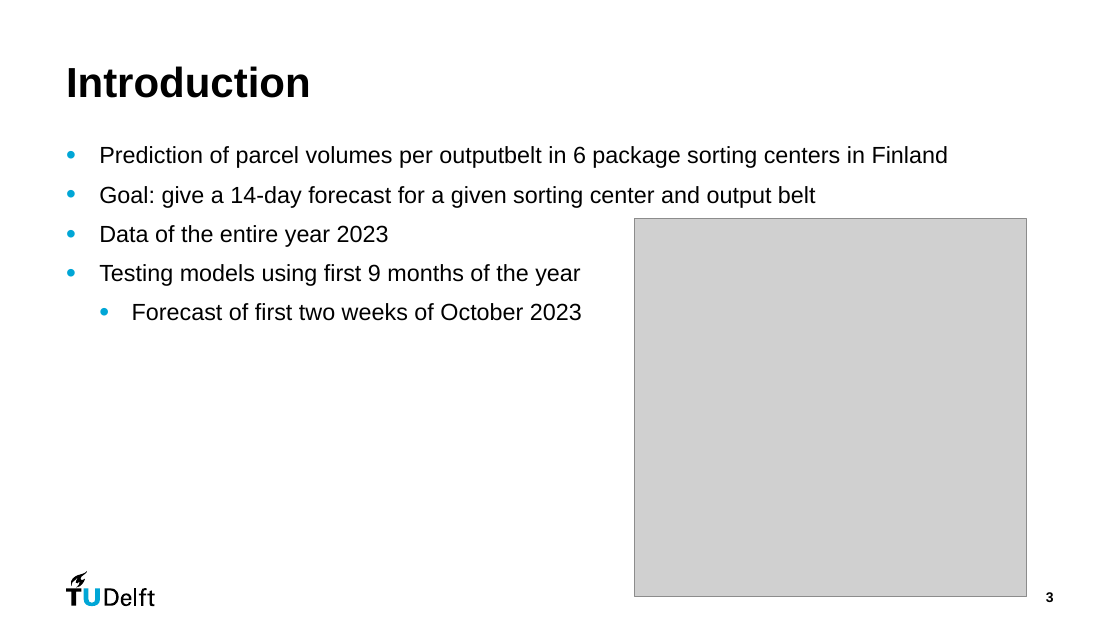
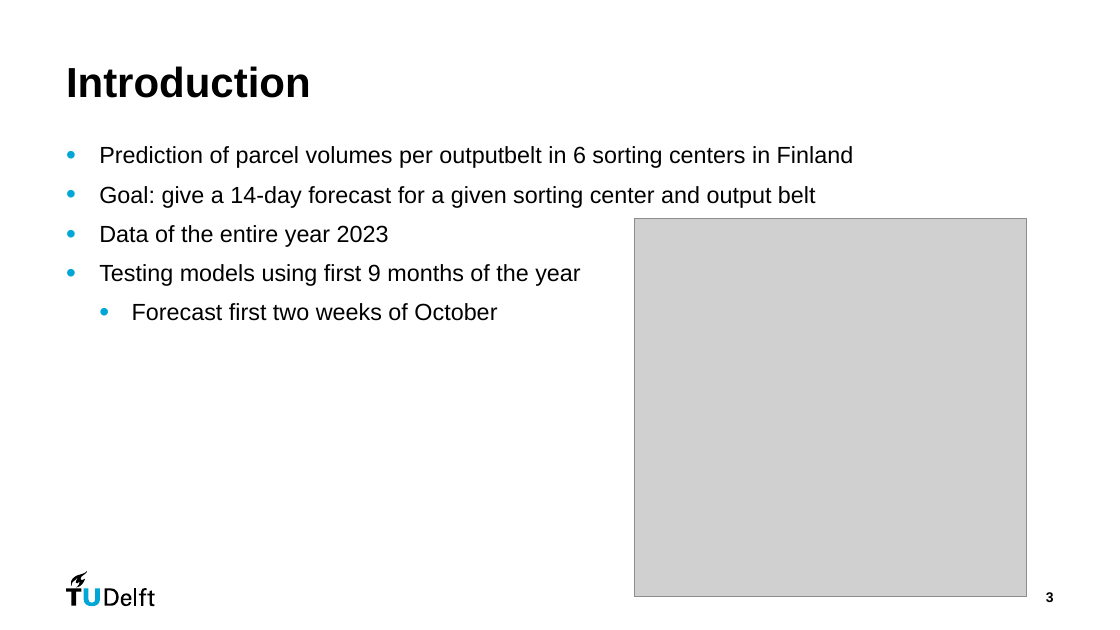
Before and after one commit to 504523tb/CIEM6302-Advanced-Data-Science-for-Traffic-and-Transportation-Engineering-PrimeVision-G1, a slide deck: slide 3 of Presentations/FinalPres_PrimeVision_G1.pptx. Drawn at 1120x630 pixels with LibreOffice and Linux fonts; fonts in the diff are those of the drawing; grey boxes stand for pictures. Boxes give left, top, right and bottom in pixels: in the first picture for what was removed or moved away, otherwise in the second. Text is boxed around its words. In the diff, an @@ line names an element or a change of style, - is before the commit and + after.

```diff
--- a/Presentations/FinalPres_PrimeVision_G1.pptx
+++ b/Presentations/FinalPres_PrimeVision_G1.pptx
@@ text at (x1=99, y1=146, x2=854, y2=168): text changed @@
-• Prediction of parcel volumes per outputbelt in 6 package sorting centers in Finland
+• Prediction of parcel volumes per outputbelt in 6 sorting centers in Finland
@@ text at (x1=132, y1=303, x2=497, y2=321): text changed @@
-  • Forecast of first two weeks of October 2023
+  • Forecast first two weeks of October
```
Also in this commit, not shown: 7 other slides changed, 1 slide added, 1 slide removed.
